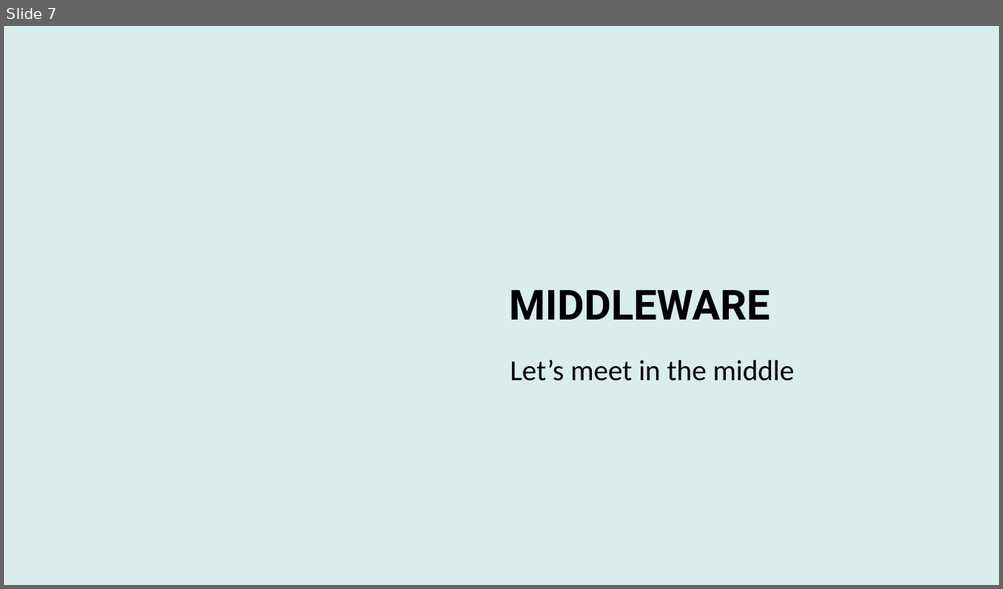
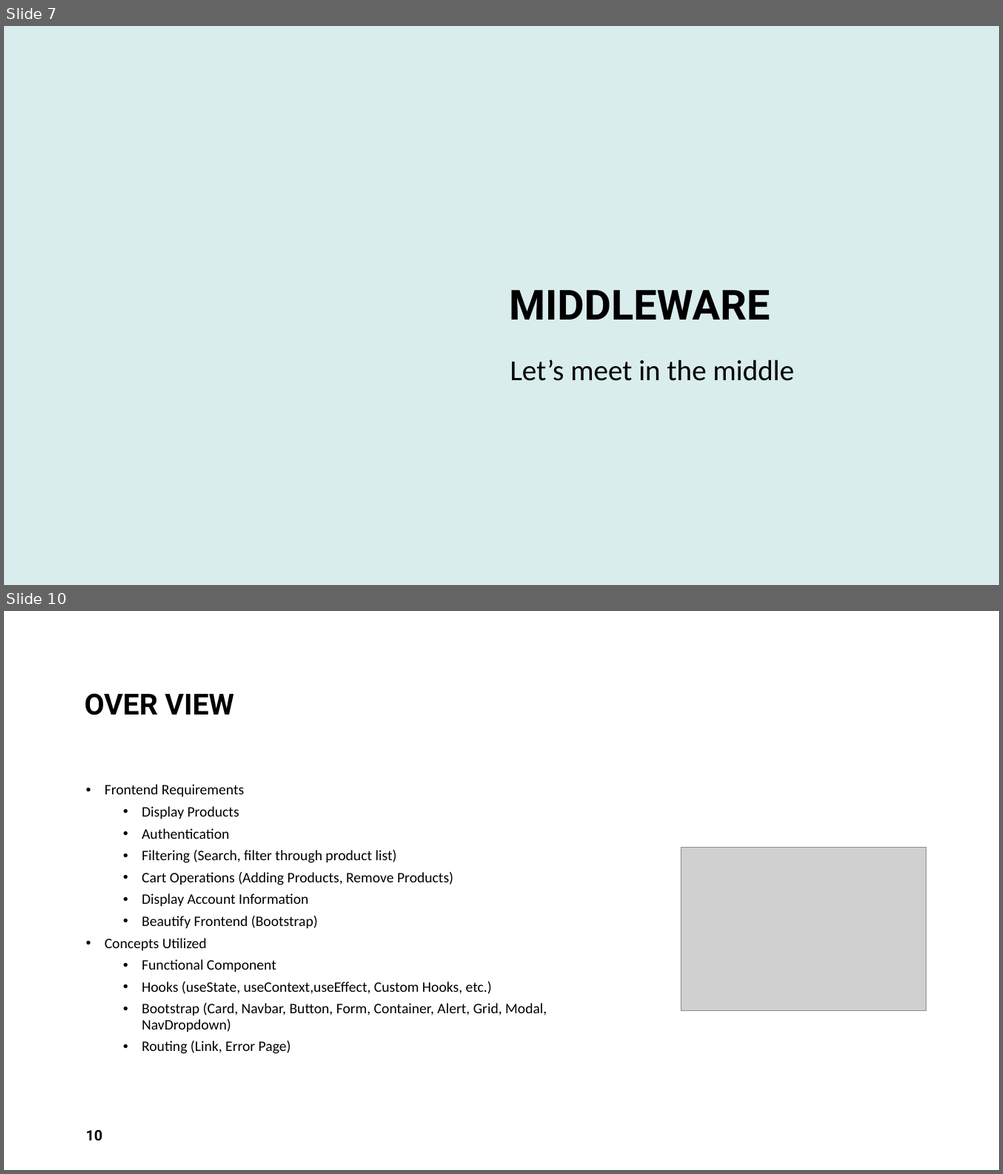
Before and after one commit to ebecke2024/Jungle, a slide deck: Jungle_Presentation.pptx. Shown one above the other, each under a label of ours: slide 7 before the commit, slides 7 and 10 after it; the slides between them are not shown. The pictures are 1003x589 and 1003x1174 pixels, drawn with LibreOffice and Linux fonts; fonts in the diff are those of the drawing; grey boxes stand for pictures; background and template pictures are left out. Boxes give left, top, right and bottom in pixels: in the first picture for what was removed or moved away, otherwise in the second. Text is boxed around its words. In the diff, an @@ line names an element or a change of style, - is before the commit and + after.

```diff
--- a/Jungle_Presentation.pptx
+++ b/Jungle_Presentation.pptx
@@ slide 10 added at (x1=4, y1=611, x2=999, y2=1170), background #FFFFFF @@
@@ title added at (x1=85, y1=693, x2=233, y2=715), 28 pt, text #000000, bold @@
+OVER VIEW
@@ text added at (x1=105, y1=784, x2=546, y2=1054), 14 pt, text #000000 @@
+• Frontend Requirements
+  • Display Products
+  • Authentication
+  • Filtering (Search, filter through product list)
+  • Cart Operations (Adding Products, Remove Products)
+  • Display Account Information
+  • Beautify Frontend (Bootstrap)
+• Concepts Utilized
+  • Functional Component
+  • Hooks (useState, useContext,useEffect, Custom Hooks, etc.)
+  • Bootstrap (Card, Navbar, Button, Form, Container, Alert, Grid, Modal, NavDropdown)
+  • Routing (Link, Error Page)
@@ picture added at (x1=680, y1=848, x2=925, y2=1011) @@
@@ page number added at (x1=86, y1=1130, x2=102, y2=1142), 14 pt, text #000000, bold @@
+10
```
Also in this commit, not shown: 3 slides changed, 2 other slides added, 5 slides removed, 12 other files.
